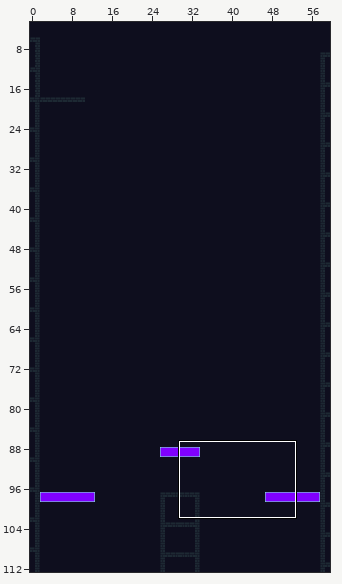
Level history. Tiled map: assets/tiles_NEW/tilemap.tmx. The first picture is a wide view before the edit; the outline marks the close-up.
Close-up. The starting point:
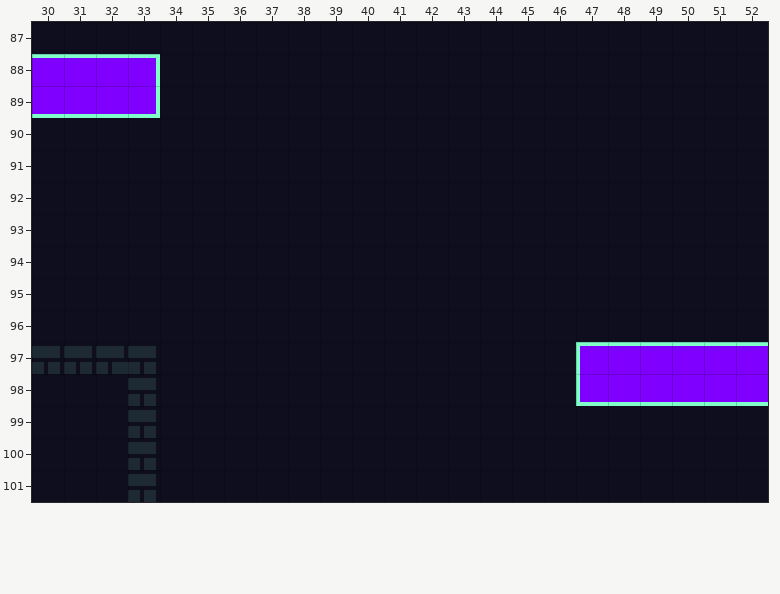
Cells are 8x8 px. Shown: x 30..52, y 87..101. The commit also changed other parts of the map, which this record leaves out.
After:
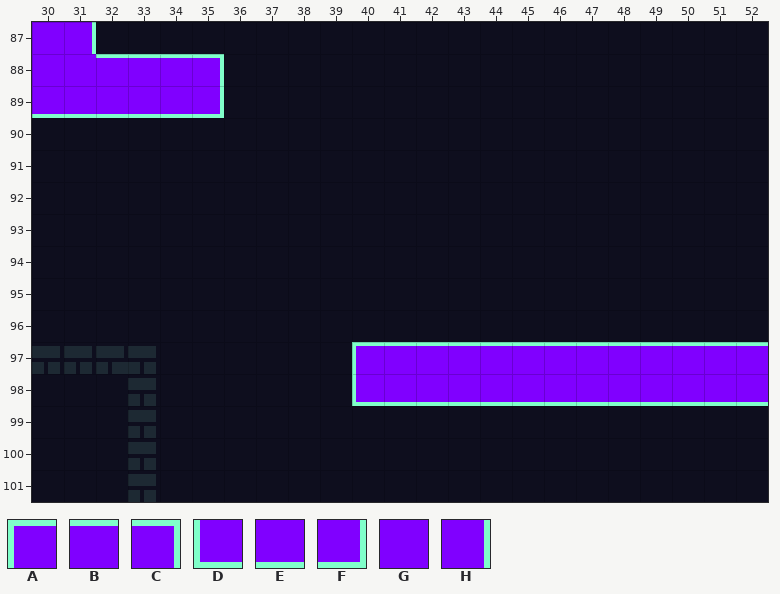
Key: from "tileset": A 286, B 287, C 289, D 346, E 351, F 353, G 607, H 609.
_ is an empty cell.
The exact change:
Layer "Blue":
y 87: x 30..31 __ -> GH
y 88: x 30..31 BB -> GG; x 33..35 C__ -> BBC
y 89: x 33..35 F__ -> EEF
y 97: x 40..47 _______A -> ABBBBBBB
y 98: x 40..47 _______D -> DEEEEEEE
